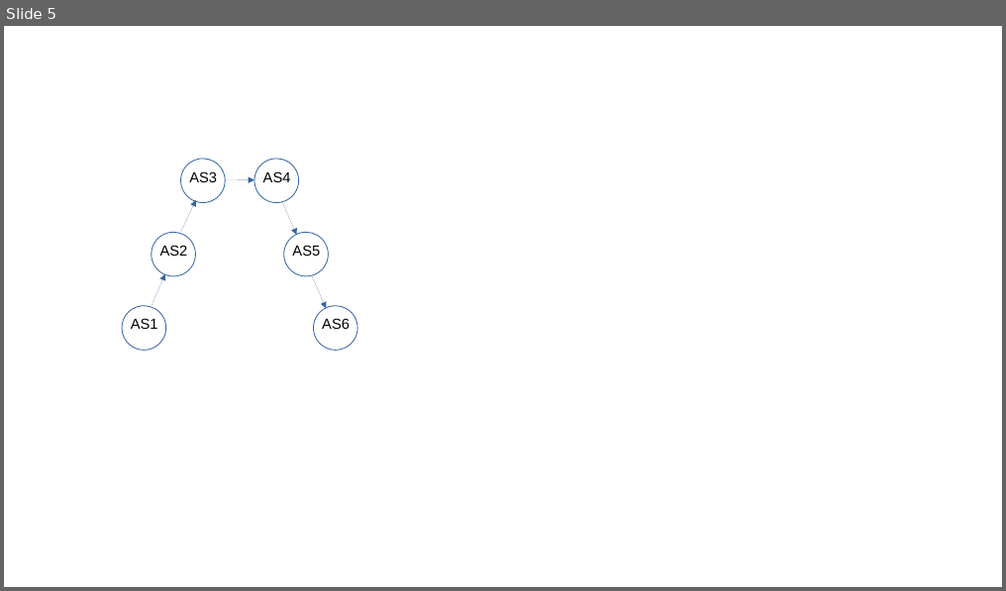
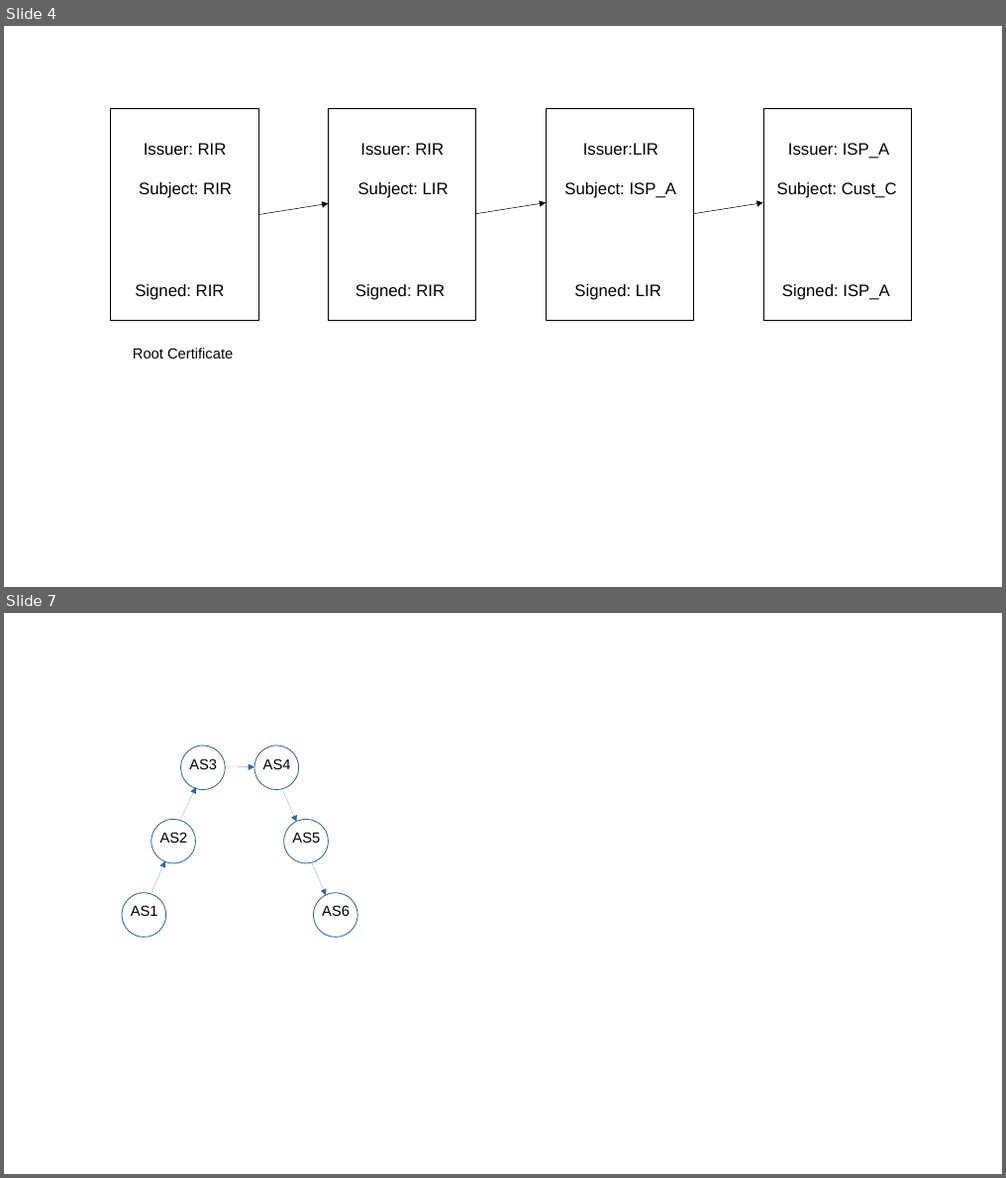
Before and after one commit to SystemsApproach/security, a slide deck: figures/SecurityFigs.odp. Shown one above the other, each under a label of ours: slide 5 before the commit, slides 4 and 7 after it; the slides between them are not shown. The pictures are 1006x591 and 1006x1178 pixels, drawn with LibreOffice and Linux fonts; fonts in the diff are those of the drawing. Boxes give left, top, right and bottom in pixels: in the first picture for what was removed or moved away, otherwise in the second. Text is boxed around its words. In the diff, an @@ line names an element or a change of style, - is before the commit and + after.

```diff
--- a/figures/SecurityFigs.odp
+++ b/figures/SecurityFigs.odp
@@ slide 4 added at (4, 26, 1002, 587), background #FFFFFF @@
@@ rectangle added at (328, 108, 476, 320), outline #000000 0.99 pt @@
@@ rectangle added at (546, 108, 694, 320), outline #000000 0.99 pt @@
@@ rectangle added at (764, 108, 912, 320), outline #000000 0.99 pt @@
@@ text added at (360, 143, 444, 155), 16 pt, text #000000 @@
+Issuer: RIR
@@ text added at (583, 143, 658, 155), 16 pt, text #000000 @@
+Issuer:LIR
@@ text added at (788, 143, 889, 159), 16 pt, text #000000 @@
+Issuer: ISP_A
@@ arrow added from (258, 215) to (328, 203), #000000 0.51 pt @@
@@ text added at (358, 182, 449, 198), 16 pt, text #000000 @@
+Subject: LIR
@@ arrow added from (476, 214) to (546, 202), #000000 0.51 pt @@
@@ text added at (564, 182, 676, 198), 16 pt, text #000000 @@
+Subject: ISP_A
@@ arrow added from (693, 214) to (763, 202), #000000 0.51 pt @@
@@ text added at (777, 182, 897, 198), 16 pt, text #000000 @@
+Subject: Cust_C
@@ group added at (111, 108, 259, 320): 3 texts, 1 rectangle @@
+Issuer: RIR
+Subject: RIR
+Signed: RIR
@@ text added at (355, 284, 445, 300), 16 pt, text #000000 @@
+Signed: RIR
@@ text added at (574, 284, 661, 300), 16 pt, text #000000 @@
+Signed: LIR
@@ text added at (782, 284, 889, 300), 16 pt, text #000000 @@
+Signed: ISP_A
@@ text added at (133, 348, 233, 359), 14 pt, text #000000 @@
+Root Certificate
@@ what was slide 5 is now slide 7 @@
```
Also in this commit, not shown: 1 slide changed, 1 other slide added.
